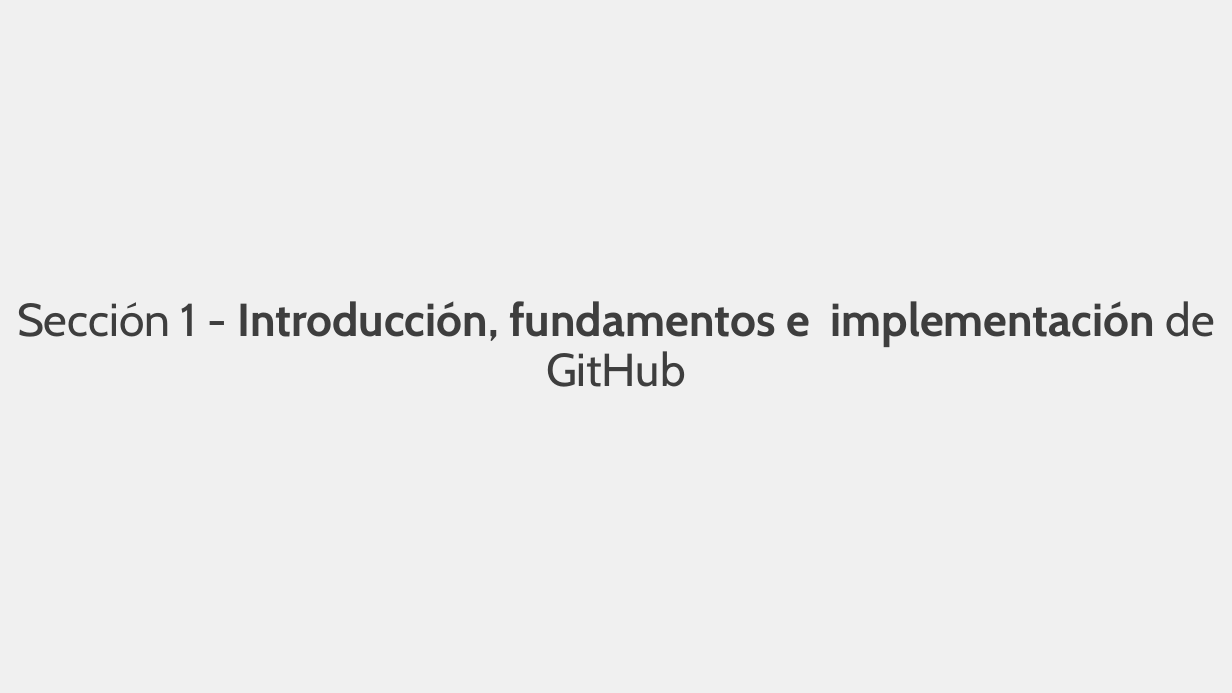
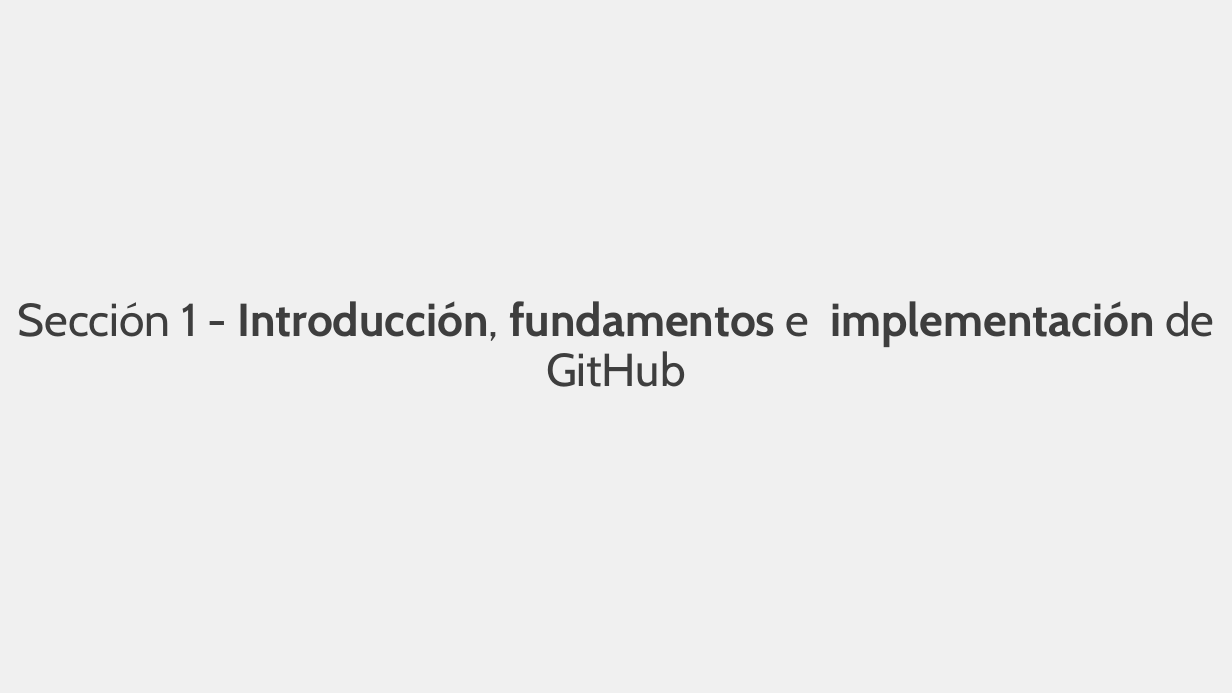
Before and after one commit to rcfdtools/R.TeachingResearchGuide, a slide deck: slide 2 of Section01/Section01.pptx. Drawn at 1232x693 pixels with LibreOffice and Linux fonts; fonts in the diff are those of the drawing. Boxes give left, top, right and bottom in pixels: in the first picture for what was removed or moved away, otherwise in the second. Text is boxed around its words. In the diff, an @@ line names an element or a change of style, - is before the commit and + after.

```diff
--- a/Section01/Section01.pptx
+++ b/Section01/Section01.pptx
@@ title "Sección 1 - Introducción, fundamentos ..." at (x1=18, y1=301, x2=1214, y2=387): bold off in "Introducción, e" @@
```
Also in this commit, not shown: 3 other slides changed, 3 slides added, 1 other file.
